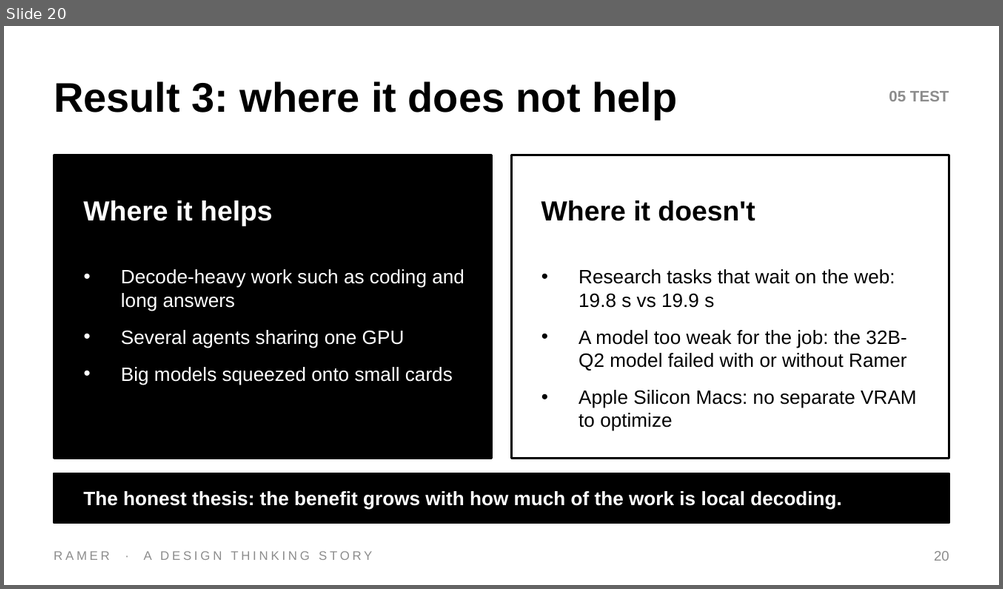
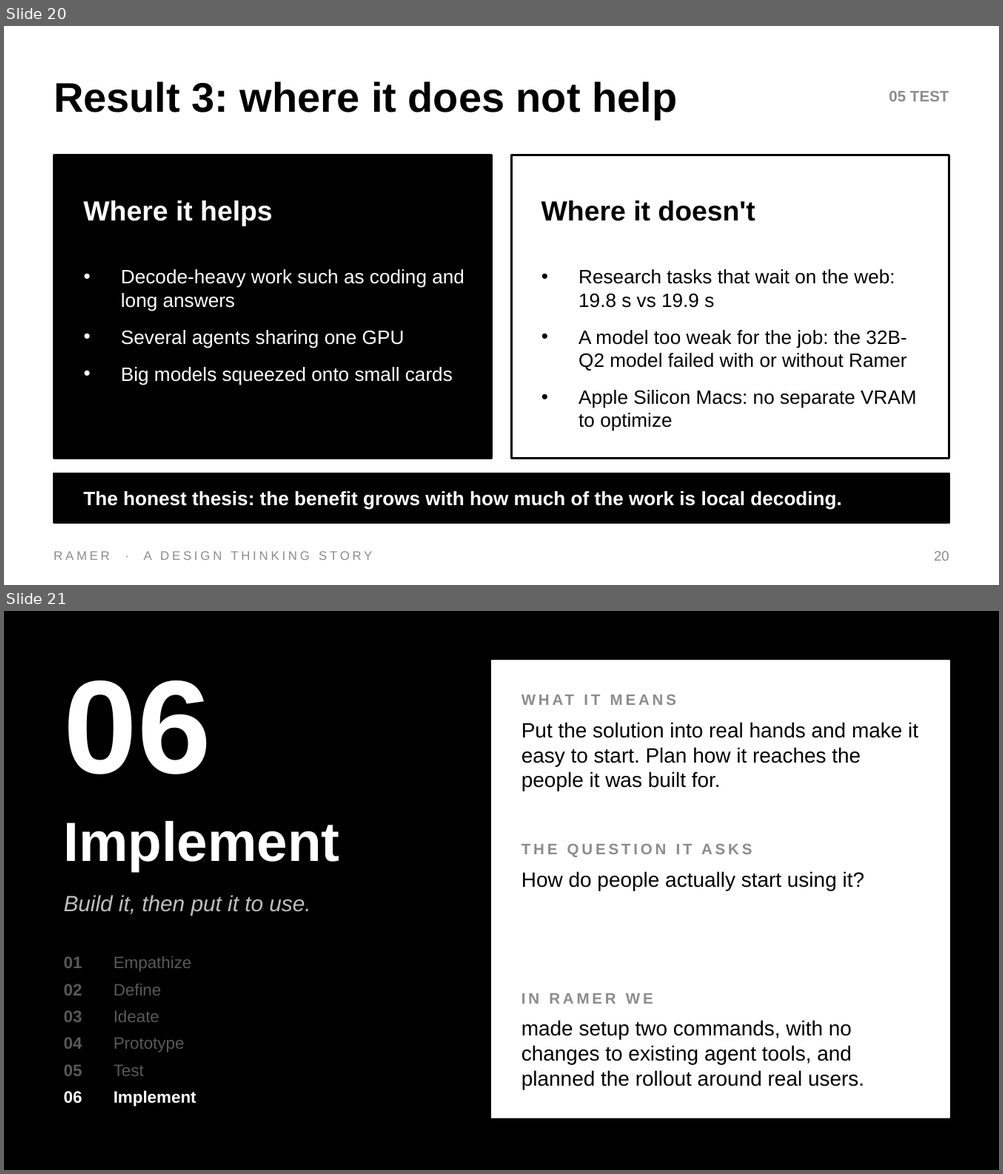
Before and after one commit to DrNeel11/tvarin, a slide deck: docs/Every_Last_Token.pptx. Shown one above the other, each under a label of ours: slide 20 before the commit, slides 20 and 21 after it. The pictures are 1003x589 and 1003x1174 pixels, drawn with LibreOffice and Linux fonts; fonts in the diff are those of the drawing. Boxes give left, top, right and bottom in pixels: in the first picture for what was removed or moved away, otherwise in the second. Text is boxed around its words. In the diff, an @@ line names an element or a change of style, - is before the commit and + after.

```diff
--- a/docs/Every_Last_Token.pptx
+++ b/docs/Every_Last_Token.pptx
@@ slide 21 added at <box>4,611,999,1170</box>, background #000000 @@
@@ rectangle added at <box>492,661,949,1118</box>, fill #FFFFFF, outline #FFFFFF 1 pt @@
@@ text added at <box>64,681,211,775</box>, 96 pt, text #FFFFFF, bold @@
+06
@@ text added at <box>521,686,919,713</box>, 11 pt, text #8C8C8C, bold @@
+WHAT IT MEANS
@@ text added at <box>521,722,918,792</box>, 15 pt, text #000000 @@
+Put the solution into real hands and make it easy to start. Plan how it reaches the people it was built for.
@@ text added at <box>64,821,340,871</box>, 40 pt, text #FFFFFF, bold @@
+Implement
@@ text added at <box>521,844,751,857</box>, 11 pt, text #8C8C8C, bold @@
+THE QUESTION IT ASKS
@@ text added at <box>521,871,865,891</box>, 15 pt, text #000000 @@
+How do people actually start using it?
@@ text added at <box>64,895,310,915</box>, 16 pt, text #BFBFBF, italic @@
+Build it, then put it to use.
@@ text added at <box>64,957,82,968</box>, 12 pt, text #595959, bold @@
+01
@@ text added at <box>114,957,192,972</box>, 12 pt, text #595959 @@
+Empathize
@@ text added at <box>64,984,82,996</box>, 12 pt, text #595959, bold @@
+02
@@ text added at <box>114,984,162,996</box>, 12 pt, text #595959 @@
+Define
@@ text added at <box>521,994,653,1004</box>, 11 pt, text #8C8C8C, bold @@
+IN RAMER WE
@@ text added at <box>64,1011,82,1022</box>, 12 pt, text #595959, bold @@
+03
@@ text added at <box>114,1011,159,1022</box>, 12 pt, text #595959 @@
+Ideate
@@ text added at <box>521,1020,864,1090</box>, 15 pt, text #000000 @@
+made setup two commands, with no changes to existing agent tools, and planned the rollout around real users.
@@ text added at <box>64,1037,82,1049</box>, 12 pt, text #595959, bold @@
+04
@@ text added at <box>114,1038,185,1053</box>, 12 pt, text #595959 @@
+Prototype
@@ text added at <box>64,1065,82,1076</box>, 12 pt, text #595959, bold @@
+05
@@ text added at <box>114,1065,144,1076</box>, 12 pt, text #595959 @@
+Test
@@ text added at <box>64,1091,82,1104</box>, 12 pt, text #FFFFFF, bold @@
+06
@@ text added at <box>114,1091,196,1107</box>, 12 pt, text #FFFFFF, bold @@
+Implement
```
Also in this commit, not shown: 8 slides changed, 2 other slides added.
